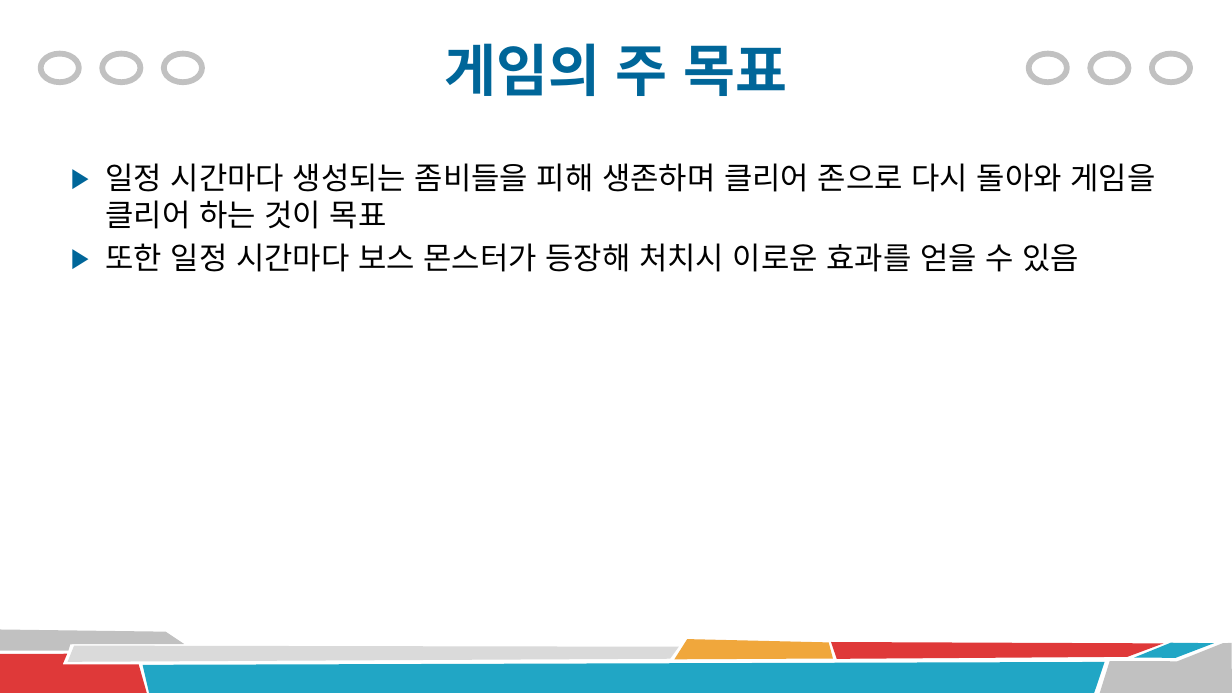
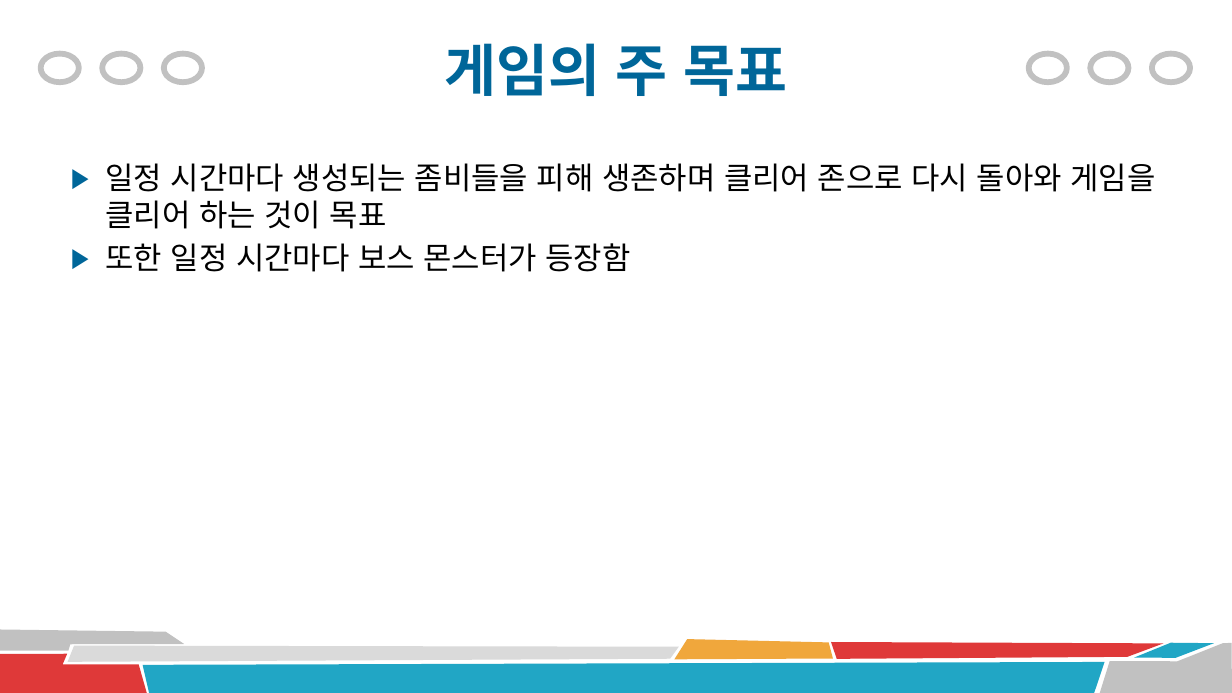
Before and after one commit to xogml01074/Final-Project, a slide deck: slide 2 of 최종 프로젝트(좀비 서바이벌).pptx. Drawn at 1232x693 pixels with LibreOffice and Linux fonts; fonts in the diff are those of the drawing. Boxes give left, top, right and bottom in pixels: in the first picture for what was removed or moved away, otherwise in the second. Text is boxed around its words. In the diff, an @@ line names an element or a change of style, - is before the commit and + after.

```diff
--- a/최종 프로젝트(좀비 서바이벌).pptx
+++ b/최종 프로젝트(좀비 서바이벌).pptx
@@ text at (x1=105, y1=243, x2=630, y2=272): text changed @@
-▶ 또한 일정 시간마다 보스 몬스터가 등장해 처치시 이로운 효과를 얻을 수 있음
+▶ 또한 일정 시간마다 보스 몬스터가 등장함
```
Also in this commit, not shown: 5 other slides changed, 2 slides added, 1 slide removed, 5 other files.
